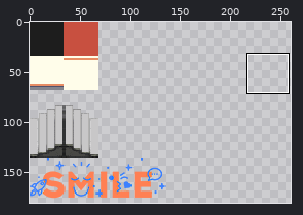
Sprite sheet: tilesets/custom_tileset_1.png. Above, an overview of the earlier version with the close-up marked.
Close-up. First the earlier version:
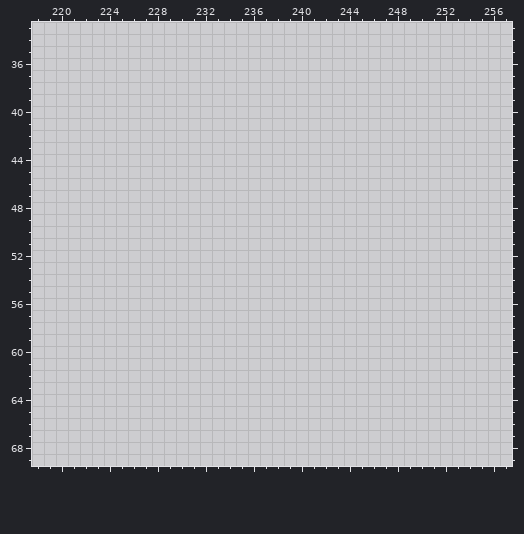
The file is 340x340 pixels. Pixels under 10% opacity are left out. Colours within 5 levels of each other are drawn and written as one. Shown: x 218..257, y 33..69. The wide view leaves out empty margins. The commit also changed other parts of the picture, which this record leaves out.
Palette (. is transparent): 
New version:
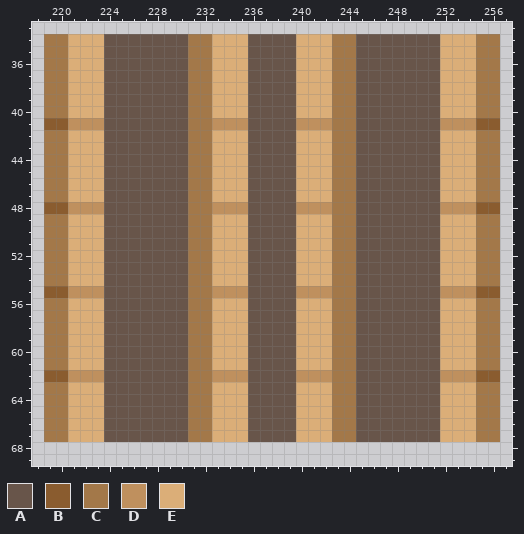
Colours new in this view: A #68554a  B #8a5c2f  C #a37849  D #bf905e  E #dbae78
What changed:
y 34..40: x 219..256 ...................................... -> CCEEEAAAAAAACCEEEAAAAEEECCAAAAAAAEEECC
y 41: x 219..256 ...................................... -> BBDDDAAAAAAACCDDDAAAADDDCCAAAAAAADDDBB
y 42..47: x 219..256 ...................................... -> CCEEEAAAAAAACCEEEAAAAEEECCAAAAAAAEEECC
y 48: x 219..256 ...................................... -> BBDDDAAAAAAACCDDDAAAADDDCCAAAAAAADDDBB
y 49..54: x 219..256 ...................................... -> CCEEEAAAAAAACCEEEAAAAEEECCAAAAAAAEEECC
y 55: x 219..256 ...................................... -> BBDDDAAAAAAACCDDDAAAADDDCCAAAAAAADDDBB
y 56..61: x 219..256 ...................................... -> CCEEEAAAAAAACCEEEAAAAEEECCAAAAAAAEEECC
y 62: x 219..256 ...................................... -> BBDDDAAAAAAACCDDDAAAADDDCCAAAAAAADDDBB
y 63..67: x 219..256 ...................................... -> CCEEEAAAAAAACCEEEAAAAEEECCAAAAAAAEEECC
Changed places in both close-ups, as pixel boxes (x1, y1, x2, y2):
added: (44, 34, 500, 442)
